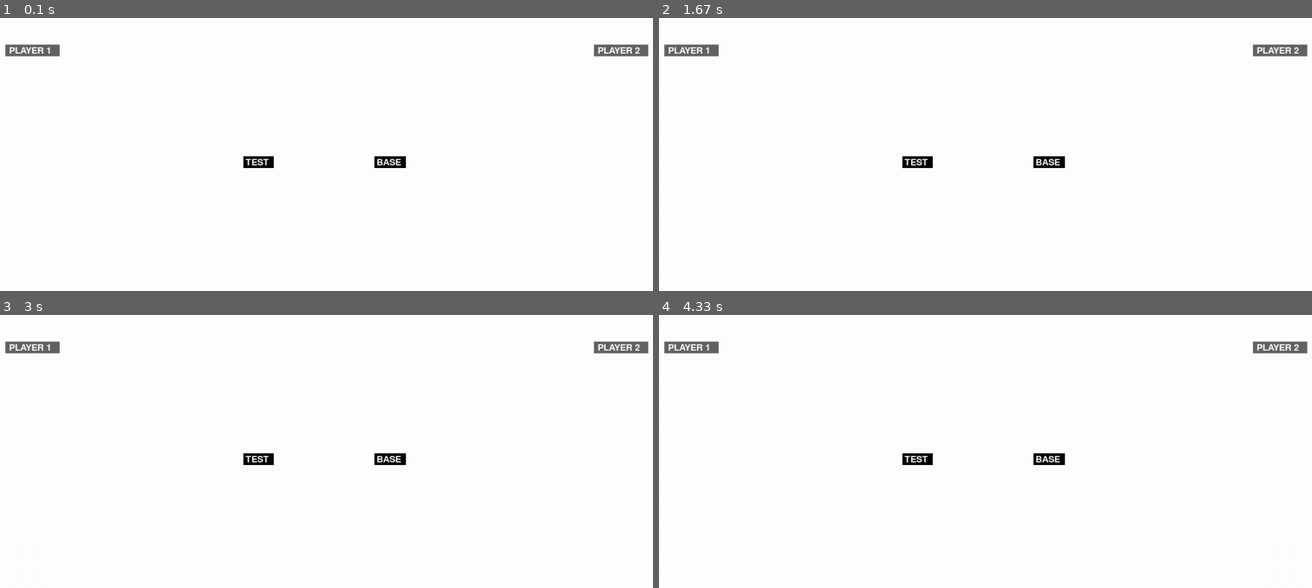
Above: before the commit, frames 1-4 (two rows, left to right).
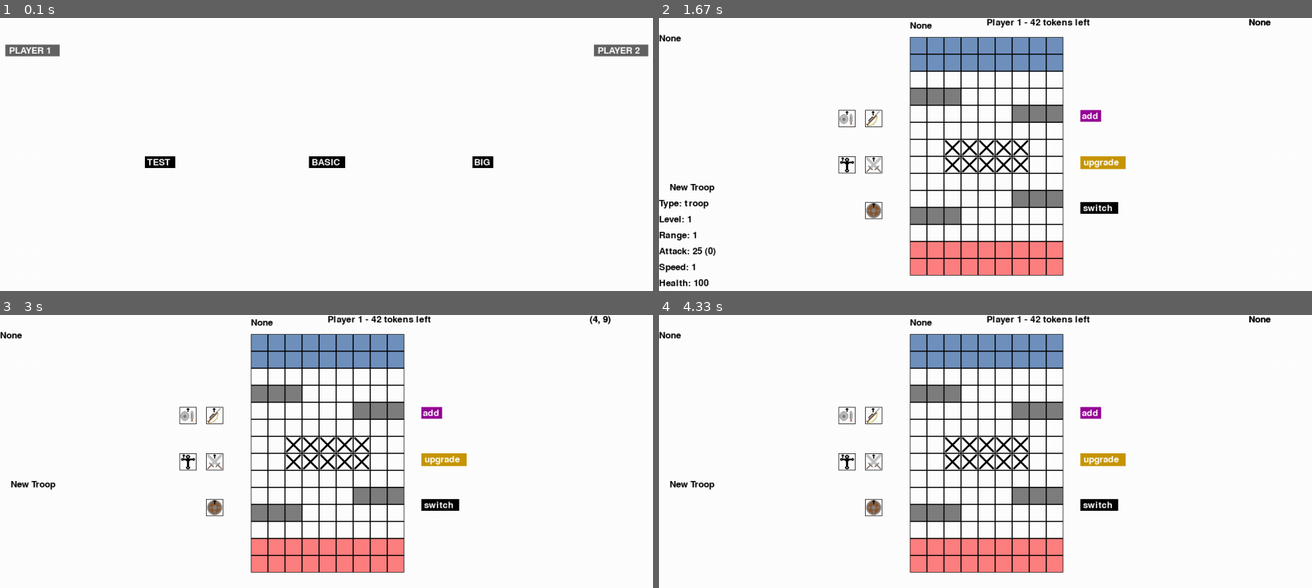
Above: after the commit, the same moments.

Repository: hornsbym/WarGame
Game: pygame game, started from Game.py
Two runs of this game, one before a commit and one after it. Both use one fixed random seed, a clock stepped at 60 frames per second and the inputs below.
Inputs (mouse positions are in pixels of both pictures, inside the frame that each line leads up to):
- Up to frame 1 (0.1 s): no input
- Up to frame 2 (1.67 s): click (1142, 162) at 0.38 s, where only the run after the commit has a clickable "BIG"; click (985, 157) at 0.72 s; click (1194, 149) at 1.05 s; click (848, 119) at 1.38 s
- Up to frame 3 (3 s): click (424, 355) at 1.72 s; click (339, 361) at 2.05 s; click (91, 446) at 2.38 s; click (326, 486) at 2.72 s
- Up to frame 4 (4.33 s): click (1155, 497) at 3.05 s; click (985, 454) at 3.38 s; click (737, 391) at 3.72 s

The runs differ from the first frame. In frame 1, 0.9% of the frame differs, in the area x 22-76%, y 50-55%; in frame 2, 14%, in the area x 0-100%, y 0-99%; in frame 3, 14%; in frame 4, 14%.

Commit message:
Edited /_maps/big_map.py

Diff:
--- a/Game.py
+++ b/Game.py
@@ -12,6 +12,7 @@
 
 import _maps.basic_map as basic
 import _maps.test_map as test
+import _maps.big_map as big
 
 # Get the screen dimensions here
 monitor = get_monitors()[0]
@@ -266,10 +267,9 @@
     nameInput1 = pygame_textinput.TextInput("Player 1")
     nameInput2 = pygame_textinput.TextInput("Player 2")
 
-    # oneByNine     = CommandButton("1x9",(displayWidth*.2-35, displayHeight//2), (0,0,0))
-    testMap       = CommandButton("TEST",(displayWidth*.4-35, displayHeight//2), (0,0,0))
-    baseMap       = CommandButton("BASE",(displayWidth*.6-35, displayHeight//2), (0,0,0))
-    # nineByFifteen = CommandButton("9x15",(displayWidth*.8-35, displayHeight//2), (0,0,0))
+    testMap       = CommandButton("TEST",(displayWidth*.25-35, displayHeight//2), (0,0,0))
+    baseMap       = CommandButton("BASIC",(displayWidth*.5-35, displayHeight//2), (0,0,0))
+    bigMap        = CommandButton("BIG",(displayWidth*.75-35, displayHeight//2), (0,0,0))
 
     change1 = CommandButton("PLAYER 1",(10,50), (100,100,100))
     change2 = CommandButton("PLAYER 2",(displayWidth-115, 50), (100,100,100))
@@ -308,9 +308,6 @@
                     selectedInputBox = nameInput2
 
                 # Creates a new board in the middle of the screen.
-                # if oneByNine.isClicked(coords) == True:
-                #     b = Board(1,7,(displayWidth//2,displayHeight//2))
-                #     loop = False
                 if testMap.isClicked(coords) == True:
                     m = test
                     b = Board(m.dimensions[0], m.dimensions[1],(displayWidth//2,displayHeight//2),m.MAP)
@@ -319,19 +316,20 @@
                     m = basic
                     b = Board(m.dimensions[0], m.dimensions[1],(displayWidth//2,displayHeight//2),m.MAP)
                     loop = False
-                # if nineByFifteen.isClicked(coords) == True:
-                #     b = Board(9,15,(displayWidth//2,displayHeight//2))
-                #     loop = False
+                if bigMap.isClicked(coords) == True:
+                    m = big
+                    b = Board(m.dimensions[0], m.dimensions[1],(displayWidth//2,displayHeight//2),m.MAP)
+                    loop = False
+
 
         display.fill((255,255,255))
 
         change1.showButton(display)
         change2.showButton(display)
 
-        # oneByNine.showButton(display)
         testMap.showButton(display)
         baseMap.showButton(display)
-        # nineByFifteen.showButton(display)
+        bigMap.showButton(display)
 
         # Only updates the appropriate textbox
         if selectedInputBox  != None:
--- a/Square.py
+++ b/Square.py
@@ -25,7 +25,6 @@
         self.images = images
 
         self.image = None
-        # self.setImage()
 
     def getX(self):
         """Returns the square's x-value."""
--- /dev/null
+++ b/_maps/big_map.py
@@ -0,0 +1,29 @@
+s = "square"
+w = "wall"
+x = "barricade"
+
+b = "bluesquare"
+r = "redsquare"
+
+# MAP COMPASS:
+#
+# [ UPPER-LEFT ]  ,  [ LEFT ]  ,  [ BOTTOM-LEFT ]
+# [ TOP ]         , [ CENTER ] ,       [ BOTTOM ]
+# [ UPPER-RIGHT ] , [ RIGHT ]  , [ BOTTOM-RIGHT ]
+
+MAP = \
+[
+    [ b , b , s , w , s , s , s , s , s , s , w , s , r , r ],
+    [ b , b , s , w , s , s , s , s , s , s , w , s , r , r ],
+    [ b , b , s , w , s , s , x , x , s , s , w , s , r , r ],
+    [ b , b , s , s , s , s , x , x , s , s , s , s , r , r ],
+    [ b , b , s , s , s , s , x , x , s , s , s , s , r , r ],
+    [ b , b , s , s , s , s , x , x , s , s , s , s , r , r ],
+    [ b , b , s , s , w , s , x , x , s , w , s , s , r , r ],
+    [ b , b , s , s , w , s , s , s , s , w , s , s , r , r ],
+    [ b , b , s , s , w , s , s , s , s , w , s , s , r , r ],
+]
+
+dimensions = (9, 14)
+
+tokens = 42
Not shown, changed: .gitignore
